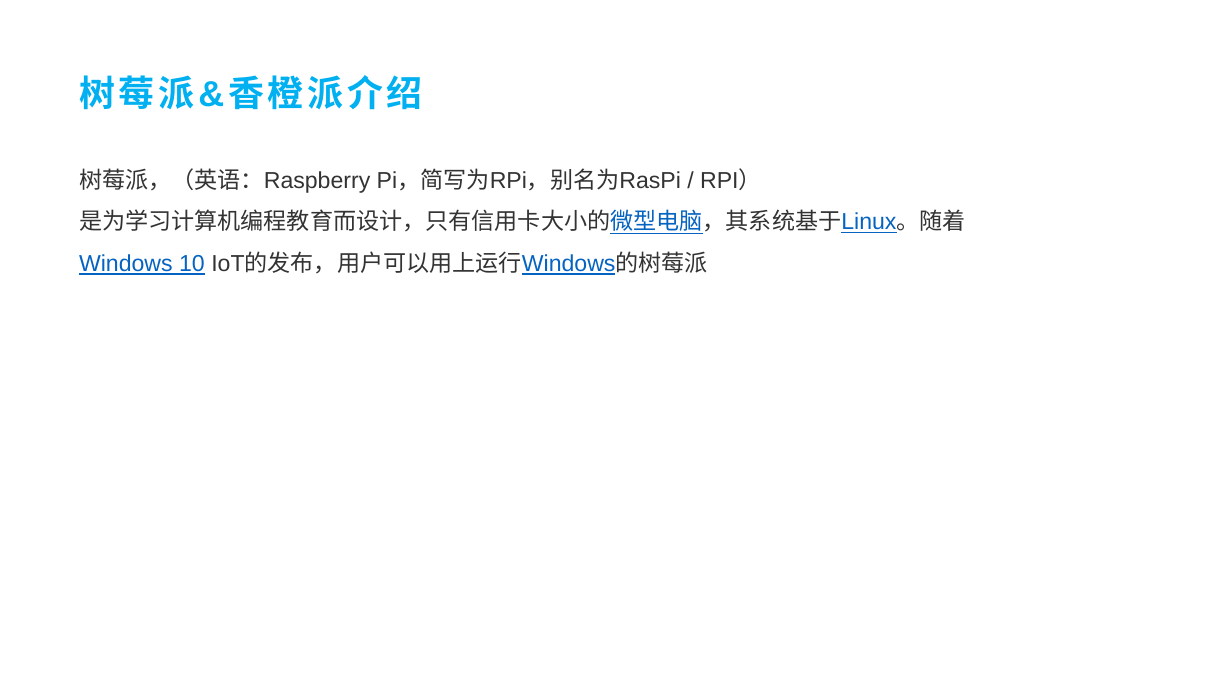
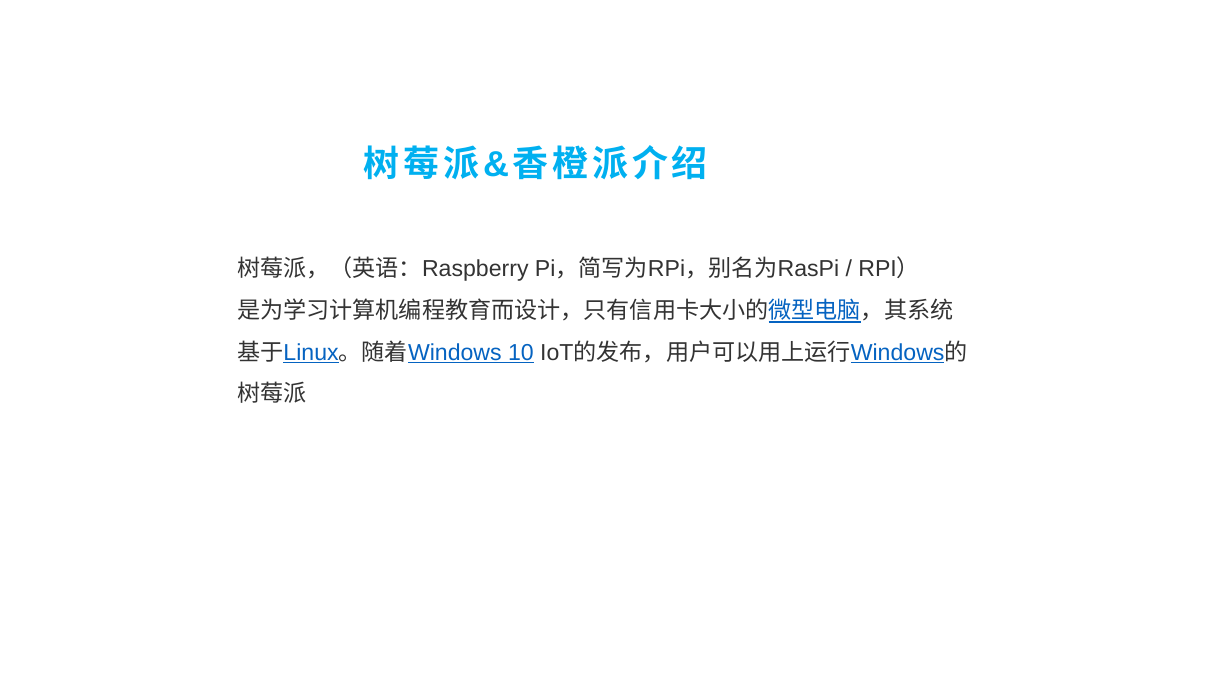
Before and after one commit to fengyuan-liang/notes, a slide deck: slide 4 of 树莓派与内网穿透.pptx. Drawn at 1232x693 pixels with LibreOffice and Linux fonts; fonts in the diff are those of the drawing; background and template pictures are left out. Boxes give left, top, right and bottom in pixels: in the first picture for what was removed or moved away, otherwise in the second. Text is boxed around its words. In the diff, an @@ line names an element or a change of style, - is before the commit and + after.

```diff
--- a/树莓派与内网穿透.pptx
+++ b/树莓派与内网穿透.pptx
@@ title "树莓派&香橙派介绍": place and size @@
-title "树莓派&香橙派介绍" at [79, 75, 423, 110]
+title "树莓派&香橙派介绍" at [364, 145, 708, 180]
@@ text "树莓派，（英语：Raspberry Pi，简写为RPi，别名为RasPi / RPI）" rewrapped from [79, 168, 966, 275] to [237, 256, 967, 363] @@
```
Also in this commit, not shown: 2 other slides changed, 2 slides added, 2 other files.
